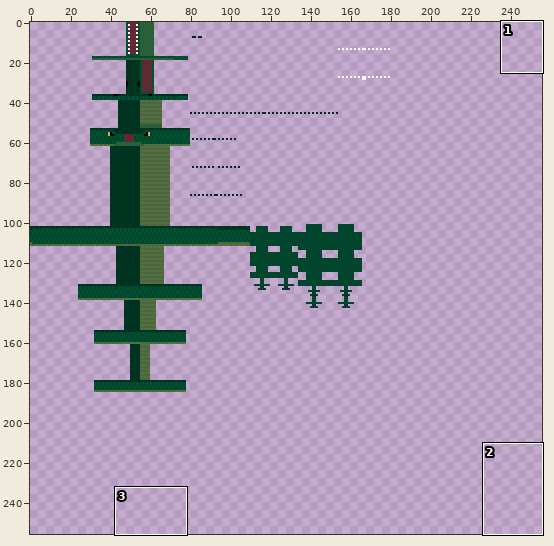
One commit to this sprite sheet: resources/textures/entity/sarcosuchus/sarcosuchus 3.png. The picture above shows the old version from afar; the outline marks the close-up.
Close-up. Before the commit:
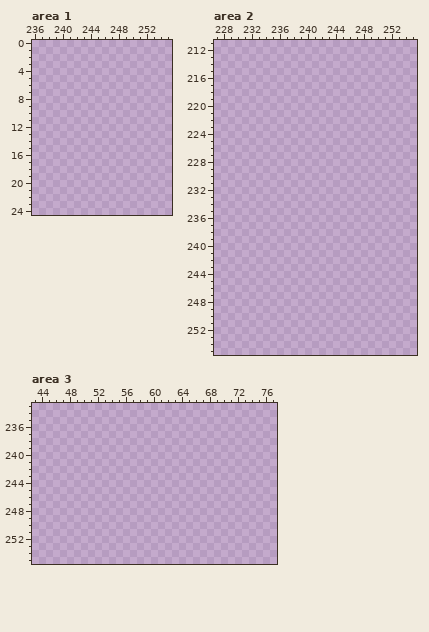
The file is 256x256 pixels. Colours within 5 levels of each other are drawn and written as one. Shown: area 1: x 236..255, y 0..24; area 2: x 227..255, y 211..255; area 3: x 43..77, y 233..255. The commit also changed other parts of the picture, which this record leaves out.
After:
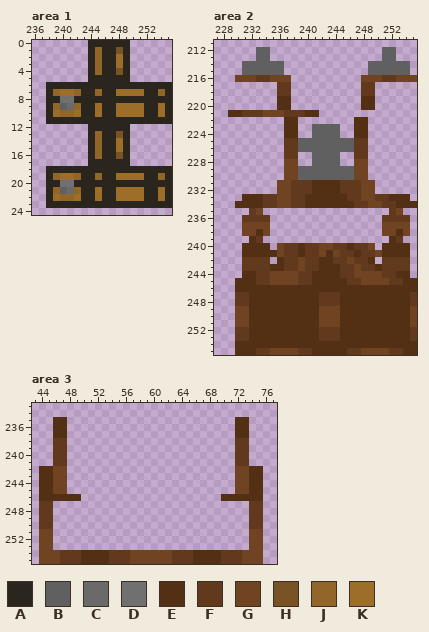
Palette (. is transparent): A #2a251d  B #606060  C #6a6a6a  D #707070  E #532f14  F #613a1d  G #704323  H #795323  J #926528  K #9c6e2a
Changes in this commit:
Area 1:
y 0: x 244..249 ...... -> AAAAAA
y 1: x 244..249 ...... -> AJAAHA
y 2..3: x 244..249 ...... -> AJAAKA
y 4: x 244..249 ...... -> AJAAHA
y 5: x 244..249 ...... -> AAAAAA
y 6: x 238..255 .................. -> AAAAAAAAAAAAAAAAAA
y 7: x 238..255 .................. -> AJKKJAAJAAKKKKAAJA
y 8: x 238..255 .................. -> AADDAAAAAAAAAAAAAA
y 9: x 238..255 .................. -> AJBCJAAKAAKKKKAAKA
y 10: x 238..255 .................. -> AKJJKAAKAAKKKKAAKA
y 11: x 238..255 .................. -> AAAAAAAAAAAAAAAAAA
y 12: x 244..249 ...... -> AAAAAA
y 13: x 244..249 ...... -> AJAAHA
y 14..15: x 244..249 ...... -> AJAAKA
y 16: x 244..249 ...... -> AJAAHA
y 17: x 244..249 ...... -> AAAAAA
y 18: x 238..255 .................. -> AAAAAAAAAAAAAAAAAA
y 19: x 238..255 .................. -> AJKKJAAJAAKKKKAAJA
y 20: x 238..255 .................. -> AADDAAAAAAAAAAAAAA
y 21: x 238..255 .................. -> AJBCJAAKAAKKKKAAKA
y 22: x 238..255 .................. -> AKJJKAAKAAKKKKAAKA
y 23: x 238..255 .................. -> AAAAAAAAAAAAAAAAAA
Area 2:
y 212..213: x 233..234 .. -> BB; x 251..252 .. -> BB
y 214..215: x 231..236 ...... -> BBBBBB; x 249..254 ...... -> BBBBBB
y 216: x 230..237 ........ -> GGGFFGGG; x 248..255 ........ -> GGGFFGGG
y 217..218: x 236..237 .. -> FF; x 248..249 .. -> FF
y 219..220: x 236..237 .. -> EE; x 248..249 .. -> EE
y 221: x 229..241 ............. -> EEFFFGGGFFFEE
y 222: x 237..238 .. -> EE; x 247..248 .. -> EE
y 223..224: x 237..238 .. -> EE; x 241..244 .... -> BBBB; x 247..248 .. -> EE
y 225..226: x 237..248 ............ -> FFBBBBBBBBFF
y 227: x 237..238 .. -> FF; x 241..244 .... -> BBBB; x 247..248 .. -> FF
y 228: x 237..238 .. -> GG; x 241..244 .... -> BBBB; x 247..248 .. -> GG
y 229..230: x 237..248 ............ -> GGBBBBBBBBGG
y 231..232: x 236..249 .............. -> GGFFFEEEEFFFGG
y 233: x 231..254 ........................ -> EEEFFGGFFEEEEEEFFGGFFEEE
y 234: x 230..255 .......................... -> EEEEFFGGFFEEEEEEEFFGGFFEEE
y 235: x 232..233 .. -> FG; x 252..253 .. -> FG
y 236: x 231..234 .... -> FFFF; x 251..254 .... -> FFFF
y 237: x 231..234 .... -> GGGG; x 251..254 .... -> GGGG
y 238: x 231..234 .... -> GGEG; x 251..254 .... -> GGEG
y 239: x 232..233 .. -> EF; x 252..253 .. -> EF
y 240: x 231..234 .... -> EEEE; x 236..249 .............. -> GFFEFFGGFFEFFG; x 251..254 .... -> EEEE
y 241: x 231..254 ........................ -> EEEEEGFFEFFGEGFFEFFGEEEE
y 242: x 231..234 .... -> FFFF; x 236..249 .............. -> EFFGFFEEFFGFFE; x 251..254 .... -> FFFF
y 243: x 231..254 ........................ -> FFFFEEFFGFFEEEFFGFFEFFFF
y 244: x 231..254 ........................ -> EEFFGGGGFFEEEEFFGGGGFFEE
y 245: x 230..255 .......................... -> EEEFFGGGGFFEEEEEFFGGGGFFEE
y 246: x 230..255 .......................... -> EEEEEEEEEEEEEEEEEEEEEEEEEE
y 247..248: x 230..255 .......................... -> FFEEEEEEEEEEFFFEEEEEEEEEEF
y 249..251: x 230..255 .......................... -> GGEEEEEEEEEEGGGEEEEEEEEEEG
y 252..253: x 230..255 .......................... -> FFEEEEEEEEEEFFFEEEEEEEEEEF
y 254: x 230..255 .......................... -> EEEEEEEEEEEEEEEEEEEEEEEEEE
y 255: x 230..255 .......................... -> EEEFFGGGGFFEEEEEFFGGGGFFEE
Area 3:
y 235..237: x 46..47 .. -> EE; x 72..73 .. -> EE
y 238..241: x 46..47 .. -> FF; x 72..73 .. -> FF
y 242..245: x 44..47 .... -> EEGG; x 72..75 .... -> GGEE
y 246: x 44..49 ...... -> EEEEEE; x 70..75 ...... -> EEEEEE
y 247..250: x 44..45 .. -> FF; x 74..75 .. -> FF
y 251..253: x 44..45 .. -> GG; x 74..75 .. -> GG
y 254..255: x 44..75 ................................ -> GGGFFFEEEEFFFGGGGGGFFFEEEEFFFGGG
Boxes around the changes in both close-ups, in picture pixels (x1, y1, x2, y2):
added: (46, 40, 172, 208)
added: (228, 47, 417, 355)
added: (39, 417, 263, 564)
